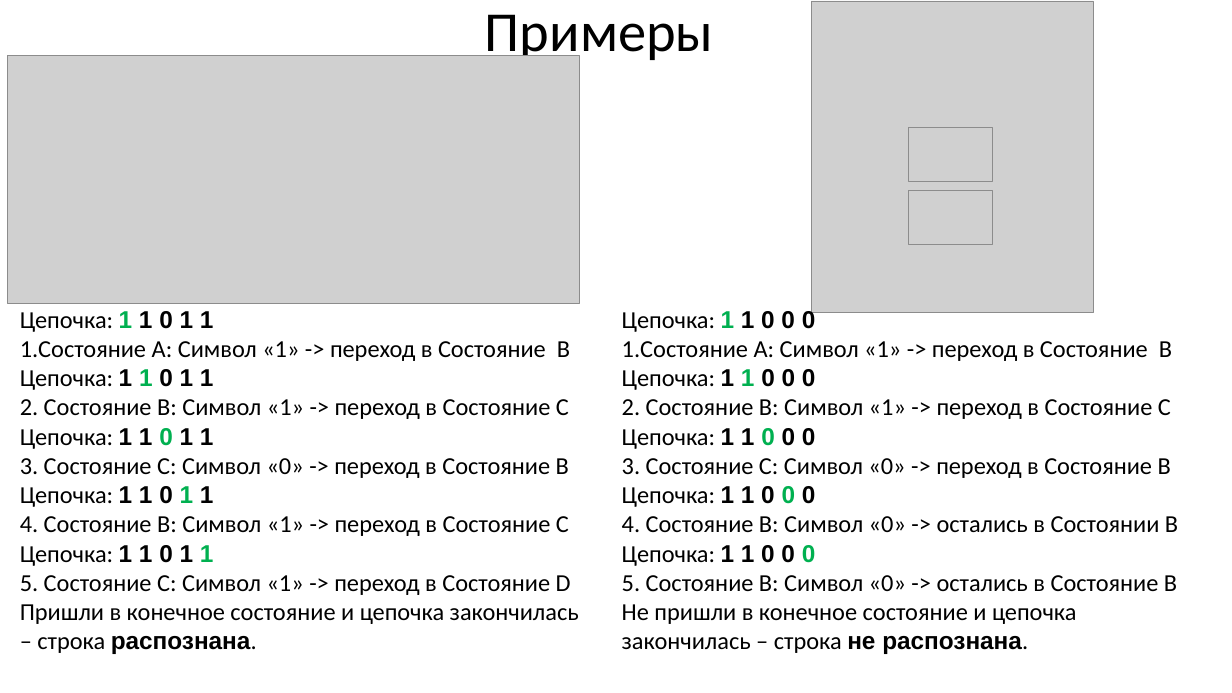
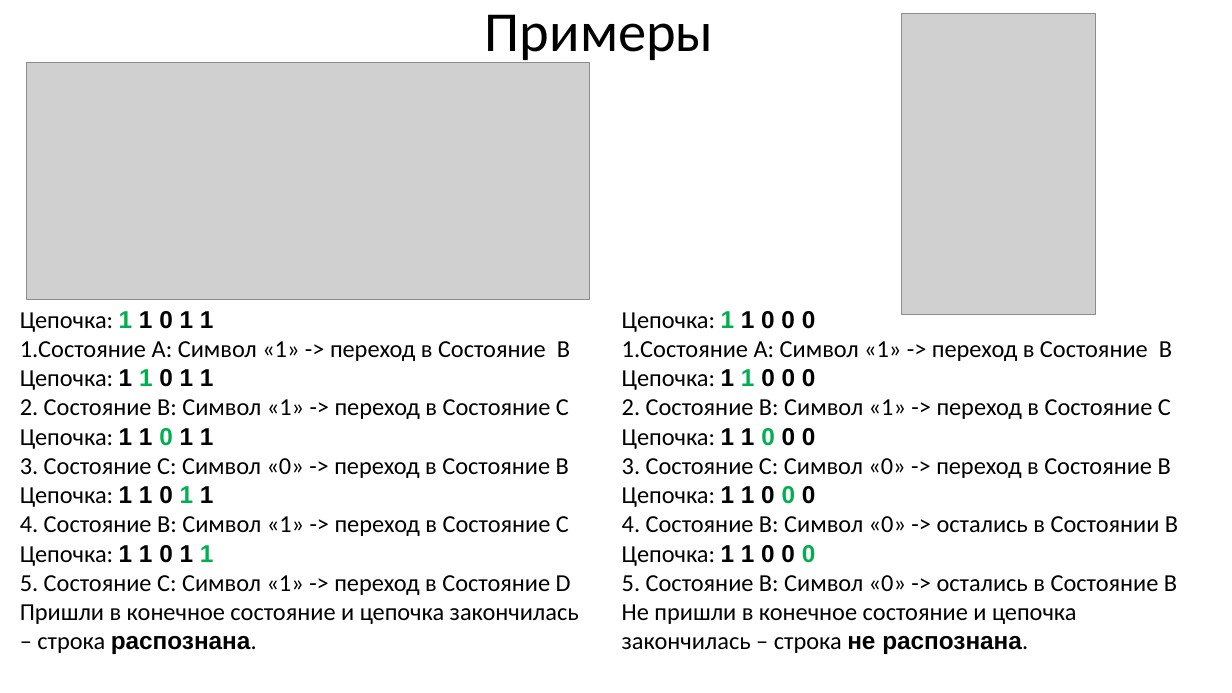
Before and after one commit to goddamnteam/korzun, a slide deck: slide 9 of task4.pptx. Drawn at 1232x693 pixels with LibreOffice and Linux fonts; fonts in the diff are those of the drawing; grey boxes stand for pictures. Boxes give left, top, right and bottom in pixels: in the first picture for what was removed or moved away, otherwise in the second. Text is boxed around its words. In the diff, an @@ line names an element or a change of style, - is before the commit and + after.

```diff
--- a/task4.pptx
+++ b/task4.pptx
@@ picture: place and size @@
-picture at box(811, 1, 1093, 312)
+picture at box(902, 14, 1096, 315)
@@ picture: place and size @@
-picture at box(7, 55, 579, 303)
+picture at box(26, 62, 590, 299)
@@ picture removed at box(909, 128, 993, 181) @@
@@ picture removed at box(909, 190, 993, 244) @@
```
Also in this commit, not shown: 4 other slides changed.
